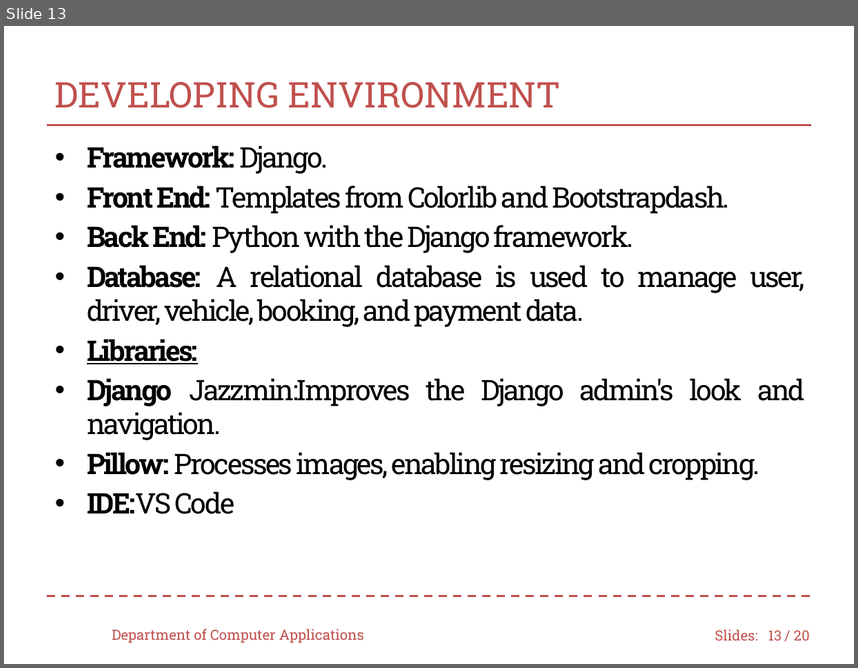
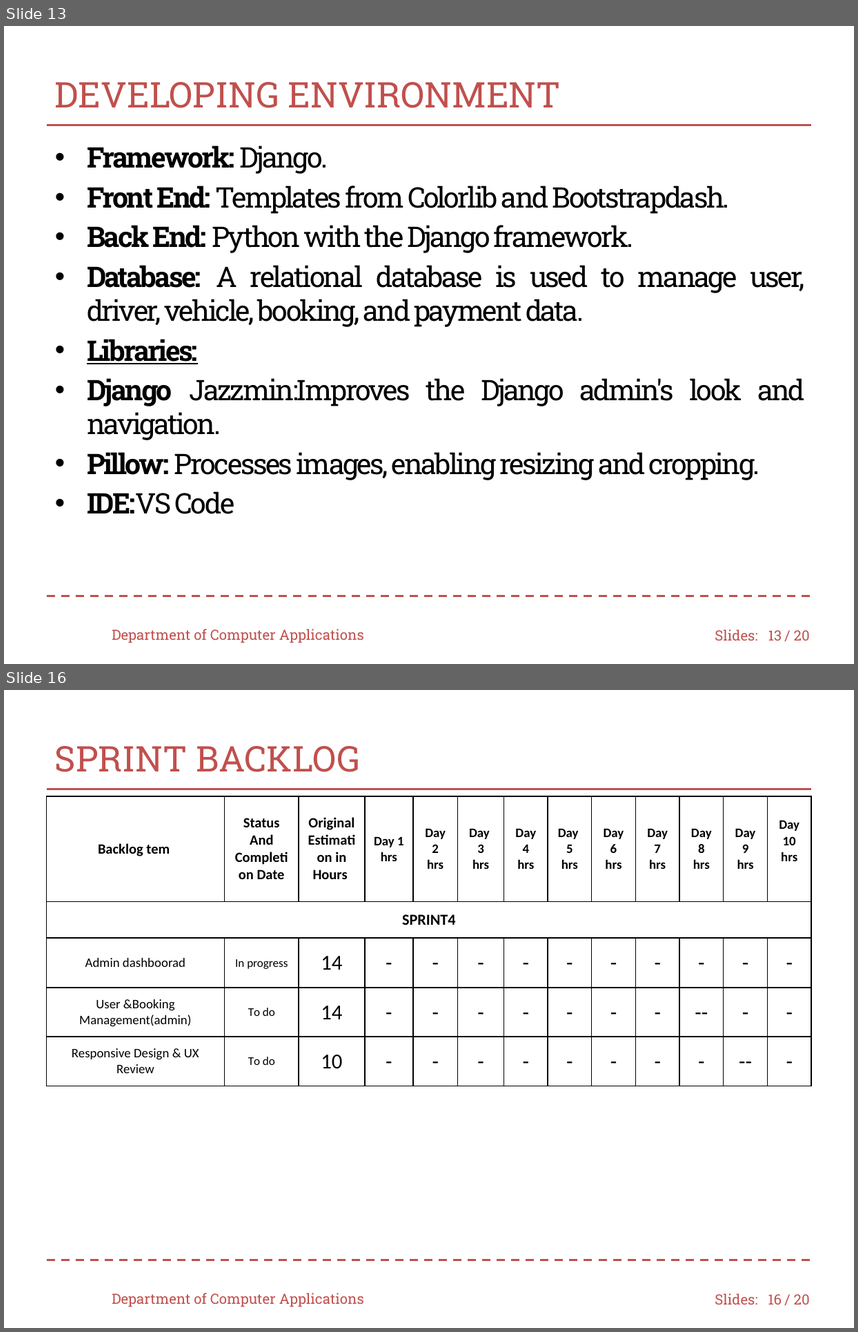
Before and after one commit to muhsina361/THE-COMMERCIAL-VEHICLE-BOOKING, a slide deck: minippt1.pptx. Shown one above the other, each under a label of ours: slide 13 before the commit, slides 13 and 16 after it; the slides between them are not shown. The pictures are 858x668 and 858x1332 pixels, drawn with LibreOffice and Linux fonts; fonts in the diff are those of the drawing; background and template pictures are left out. Boxes give left, top, right and bottom in pixels: in the first picture for what was removed or moved away, otherwise in the second. Text is boxed around its words. In the diff, an @@ line names an element or a change of style, - is before the commit and + after.

```diff
--- a/minippt1.pptx
+++ b/minippt1.pptx
@@ slide 16 added at box(4, 690, 854, 1328), background #FFFFFF; not listed: 4 template elements that a slide beside it also shows @@
@@ title added at box(55, 746, 359, 772), 30 pt, text #C0504D @@
+SPRINT BACKLOG
@@ table added at box(47, 796, 813, 1083), 5 rows, 13 columns @@
+Backlog tem | Status And Completion Date | Original Estimation in Hours | Day 1 / hrs | Day 2 / hrs | Day / 3 / hrs | Day / 4 / hrs | Day / 5 / hrs | Day 6 / hrs | Day 7 / hrs | Day 8 / hrs | Day 9 / hrs | Day 10 / hrs
+SPRINT4 |  |  |  |  |  |  |  |  |  |  |  | 
+Admin dashboorad | In progress | 14 | - | - | - | - | - | - | - | - | - | -
+User &Booking Management(admin) | To do | 14 | - | - | - | - | - | - | - | -- | - | -
+Responsive Design & UX Review | To do | 10 | - | - | - | - | - | - | - | - | -- | -
@@ text added at box(112, 1292, 364, 1306), 12 pt, text #C0504D @@
+Department of Computer Applications
@@ page number added at box(768, 1294, 782, 1304), 12 pt, text #C0504D @@
+16
```
Also in this commit, not shown: 14 slides changed, 5 other slides added.
